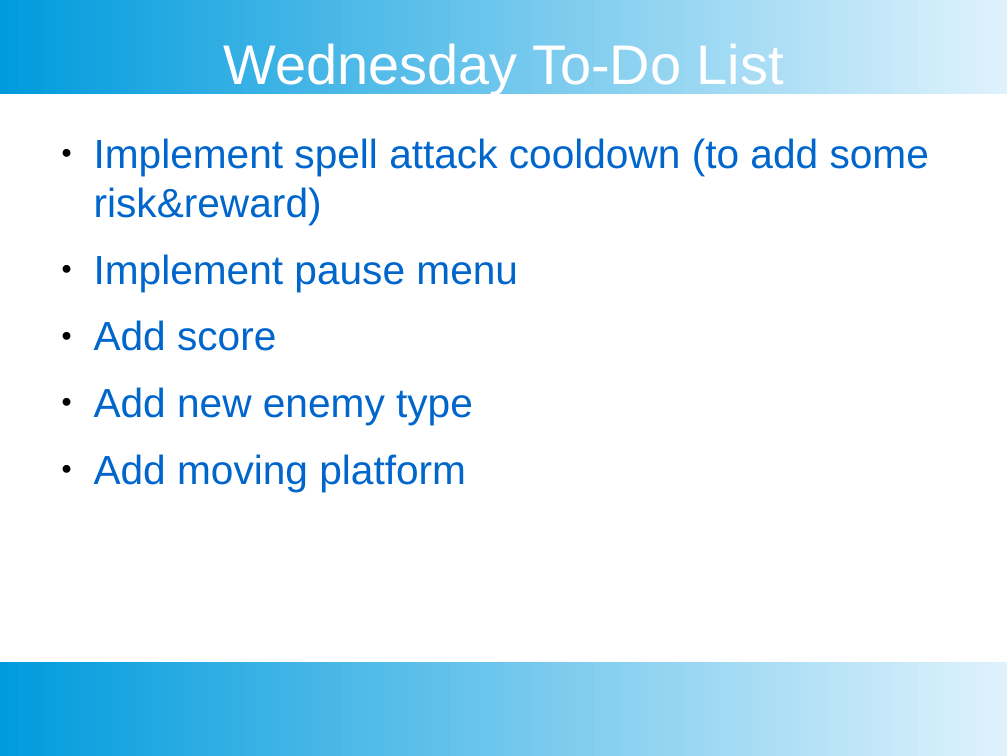
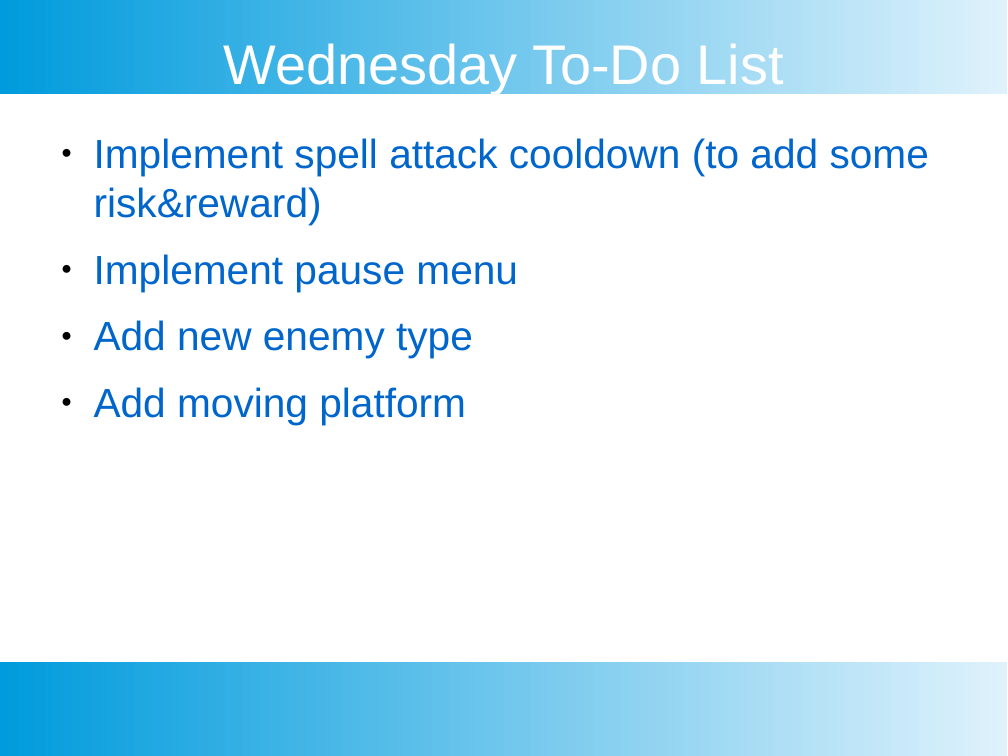
Before and after one commit to RamiB1234/JCCME-Training-Game, a slide deck: slide 3 of To-Do List.pptx. Drawn at 1008x756 pixels with LibreOffice and Linux fonts; fonts in the diff are those of the drawing. Boxes give left, top, right and bottom in pixels: in the first picture for what was removed or moved away, otherwise in the second. Text is boxed around its words. In the diff, an @@ line names an element or a change of style, - is before the commit and + after.

```diff
--- a/To-Do List.pptx
+++ b/To-Do List.pptx
@@ text at (94, 320, 276, 351): paragraph removed @@
-● Add score
```
Also in this commit, not shown: 3 other files.
